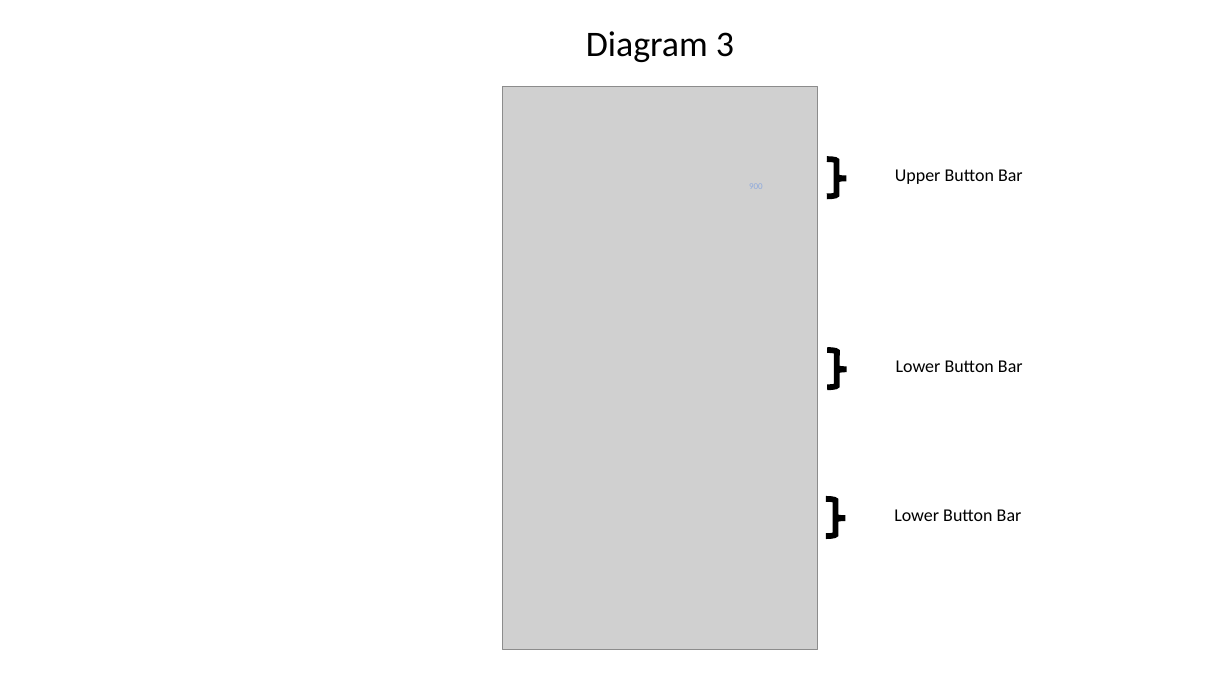
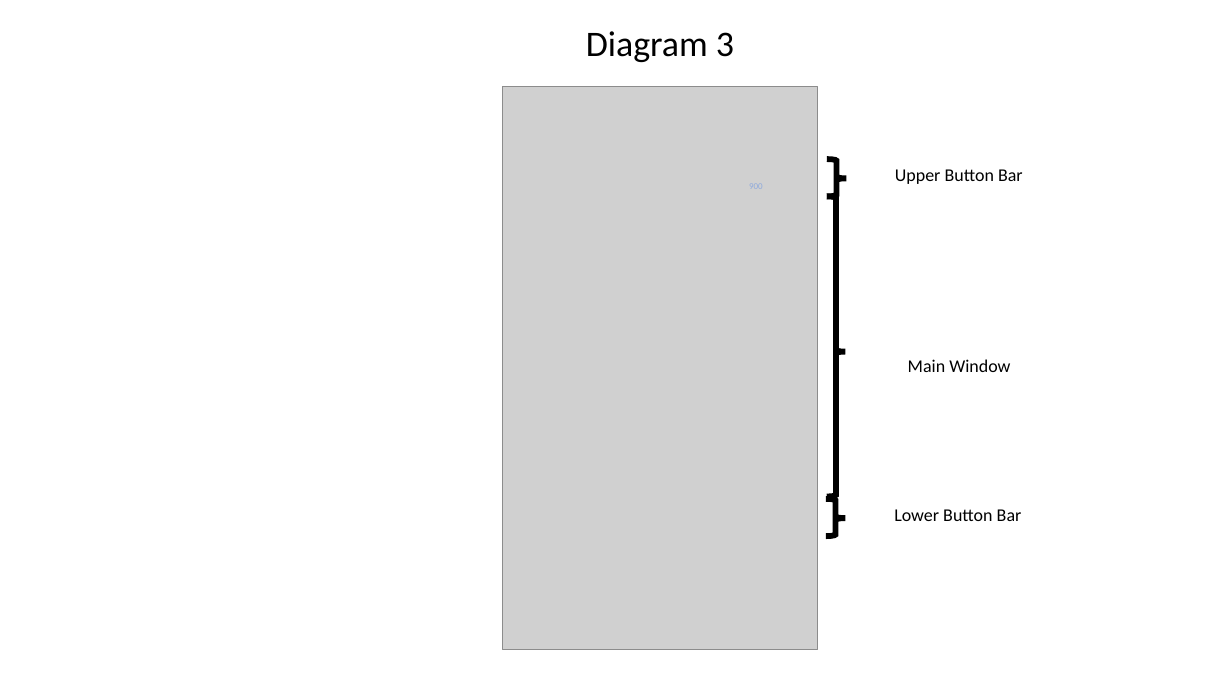
Before and after one commit to th99-NJIT/lts_doc, a slide deck: slide 1 of diagrams/diagram_3.pptx. Drawn at 1232x693 pixels with LibreOffice and Linux fonts; fonts in the diff are those of the drawing; grey boxes stand for pictures. Boxes give left, top, right and bottom in pixels: in the first picture for what was removed or moved away, otherwise in the second. Text is boxed around its words. In the diff, an @@ line names an element or a change of style, - is before the commit and + after.

```diff
--- a/diagrams/diagram_3.pptx
+++ b/diagrams/diagram_3.pptx
@@ right brace: place and size @@
-right brace at [827, 350, 847, 387]
+right brace at [827, 197, 846, 497]
@@ text at [908, 359, 1010, 372]: text changed @@
-Lower Button Bar
+Main Window
```
Also in this commit, not shown: 1 other file.
